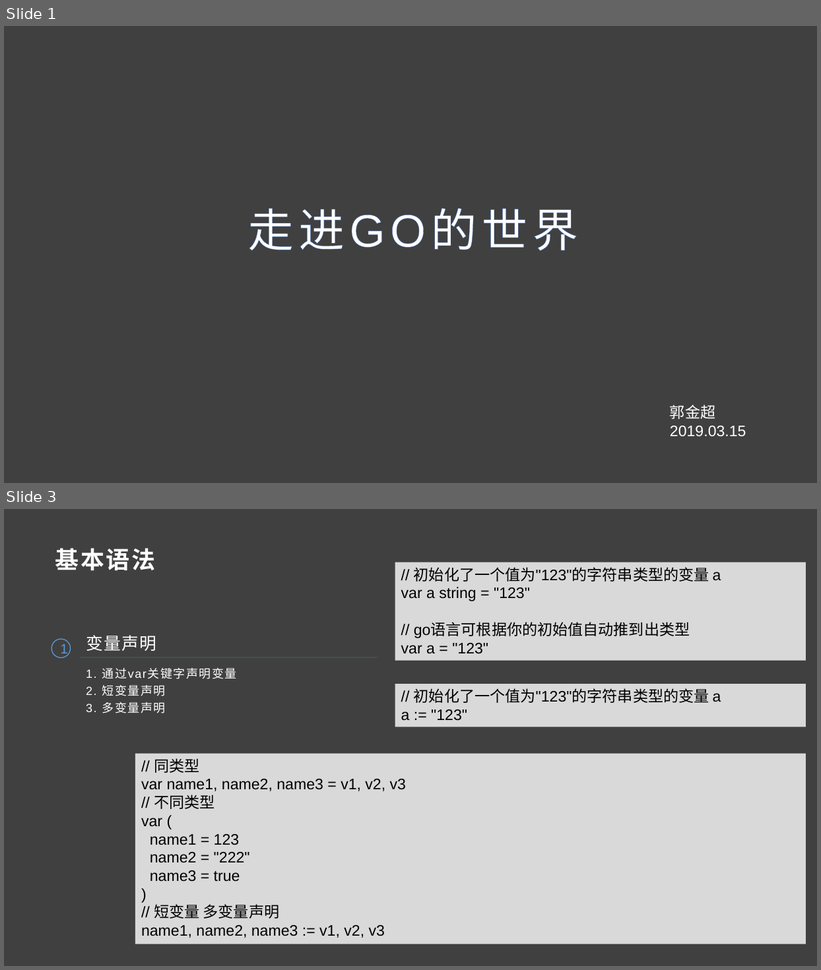
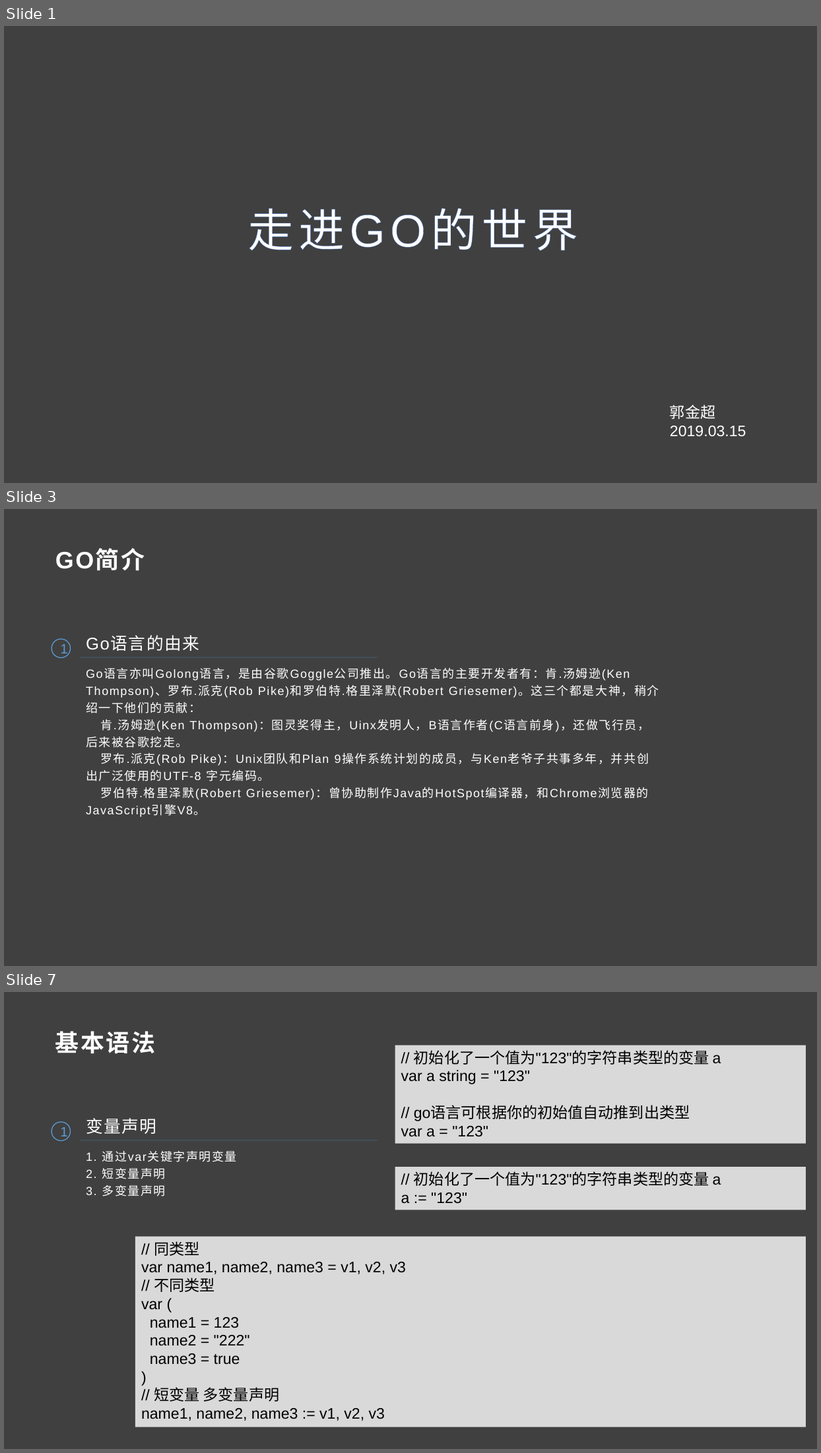
Before and after one commit to guojinchao/share, a slide deck: Gin框架与Pongo2模板语法搭建架构/走进GO的世界.pptx. Shown one above the other, each under a label of ours: slides 1 and 3 before the commit, slides 1, 3 and 7 after it; the slides between them are not shown. The pictures are 821x970 and 821x1453 pixels, drawn with LibreOffice and Linux fonts; fonts in the diff are those of the drawing. Boxes give left, top, right and bottom in pixels: in the first picture for what was removed or moved away, otherwise in the second. Text is boxed around its words. In the diff, an @@ line names an element or a change of style, - is before the commit and + after.

```diff
--- a/Gin框架与Pongo2模板语法搭建架构/走进GO的世界.pptx
+++ b/Gin框架与Pongo2模板语法搭建架构/走进GO的世界.pptx
@@ slide 3 added at (4, 509, 817, 966), background #404040 @@
@@ text added at (55, 550, 145, 571), 28 pt, text #FFFFFF, bold @@
+GO简介
@@ ellipse added at (52, 639, 71, 658), outline #5B9BD5 1 pt, 16 pt, text #5B9BD5 @@
+1
@@ text added at (86, 636, 199, 651), 20 pt, text #FFFFFF @@
+Go语言的由来
@@ line added from (81, 657) to (378, 657), #5B9BD5 0.5 pt @@
@@ text added at (86, 669, 659, 817), 14 pt, text #FFFFFF @@
+Go语言亦叫Golong语言，是由谷歌Goggle公司推出。Go语言的主要开发者有：肯.汤姆逊(Ken Thompson)、罗布.派克(Rob Pike)和罗伯特.格里泽默(Robert Griesemer)。这三个都是大神，稍介绍一下他们的贡献：
+肯.汤姆逊(Ken Thompson)：图灵奖得主，Uinx发明人，B语言作者(C语言前身)，还做飞行员，后来被谷歌挖走。
+罗布.派克(Rob Pike)：Unix团队和Plan 9操作系统计划的成员，与Ken老爷子共事多年，并共创出广泛使用的UTF-8 字元编码。
+罗伯特.格里泽默(Robert Griesemer)：曾协助制作Java的HotSpot编译器，和Chrome浏览器的JavaScript引擎V8。
@@ what was slide 3 is now slide 7 @@
```
Also in this commit, not shown: 1 slide changed, 3 other slides added, 5 slides removed.
